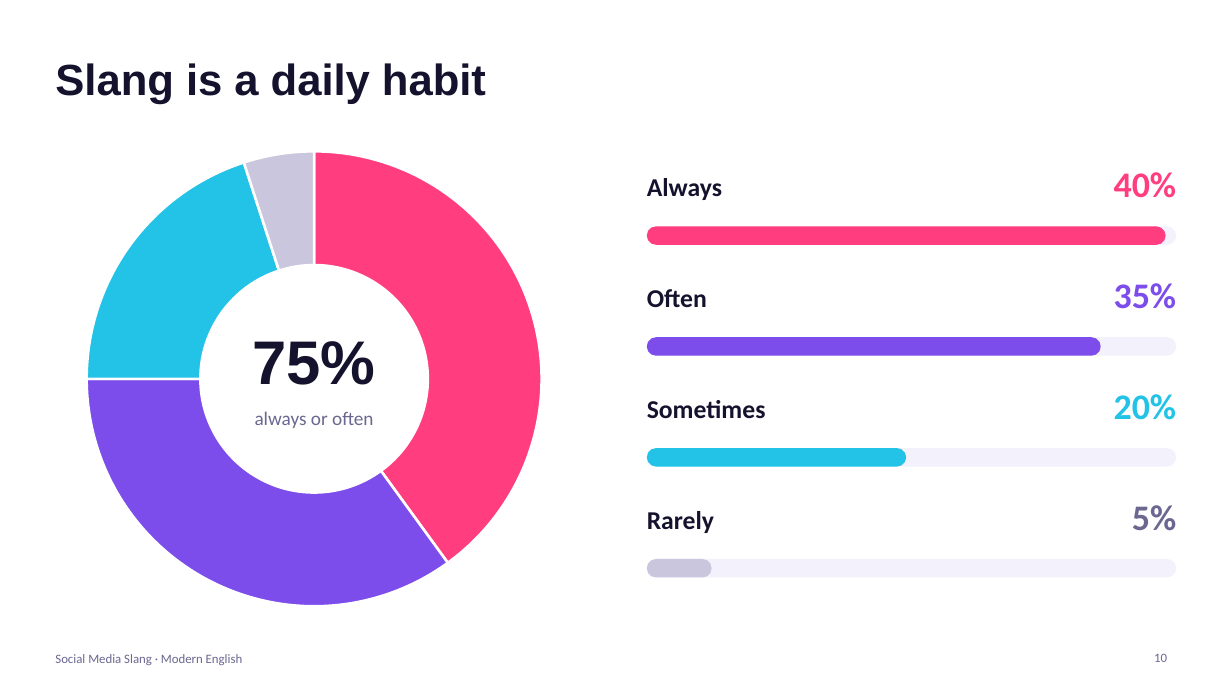
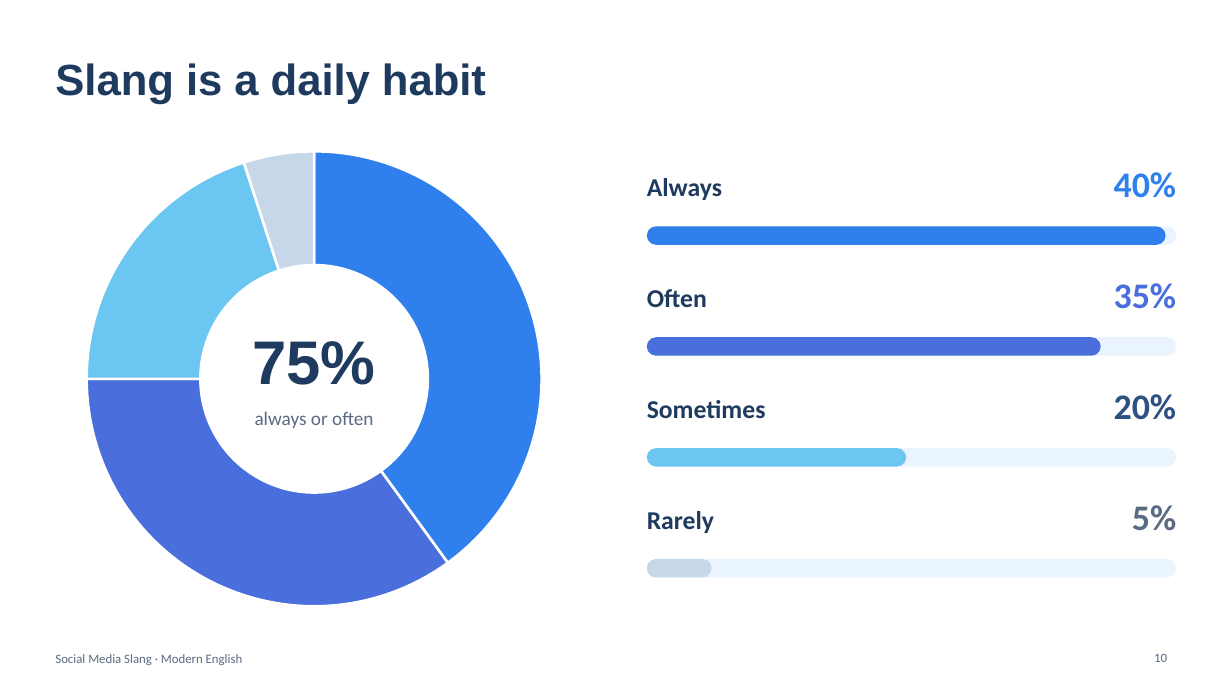
Before and after one commit to araymyrkieva9-sketch/english-daptar, a slide deck: slide 10 of Social_Media_Slang_Presentation.pptx. Drawn at 1232x693 pixels with LibreOffice and Linux fonts; fonts in the diff are those of the drawing. Boxes give left, top, right and bottom in pixels: in the first picture for what was removed or moved away, otherwise in the second. Text is boxed around its words. In the diff, an @@ line names an element or a change of style, - is before the commit and + after.

```diff
--- a/Social_Media_Slang_Presentation.pptx
+++ b/Social_Media_Slang_Presentation.pptx
@@ doughnut chart at <box>55,139,573,619</box> @@
@@ colours of single points changed @@
@@ lettering changed @@
@@ text "40%" at <box>1114,172,1177,198</box>: text colour #FF3D7F to #2F80ED @@
@@ rounded rectangle at <box>647,226,1166,245</box>: fill #FF3D7F to #2F80ED @@
@@ text "35%" at <box>1114,283,1177,309</box>: text colour #7C4DEB to #4A6FDC @@
@@ rounded rectangle at <box>647,337,1101,356</box>: fill #7C4DEB to #4A6FDC @@
@@ text "20%" at <box>1114,394,1177,420</box>: text colour #22C3E6 to #2C5282 @@
@@ rounded rectangle at <box>647,448,907,467</box>: fill #22C3E6 to #6CC6F2 @@
@@ text colour #15122E to #1E3A5F in 6 elements at <box>55,63,486,104</box>, <box>252,341,375,385</box>, <box>647,178,722,200</box>, <box>647,289,707,307</box>, <box>647,400,766,418</box>, <box>647,511,714,533</box> @@
@@ fill #F3F1FB to #EAF4FF in 4 elements at <box>647,226,1177,245</box>, <box>647,337,1177,356</box>, <box>647,448,1177,467</box>, <box>647,559,1177,578</box> @@
@@ rounded rectangle at <box>647,559,712,578</box>: fill #C9C6DD to #C7D7EA @@
@@ text colour #6B6790 to #5B6B82 in 4 elements at <box>255,411,373,428</box>, <box>1132,505,1176,531</box>, <box>1154,653,1167,662</box>, <box>55,654,243,665</box> @@
```
Also in this commit, not shown: 16 other slides changed.
